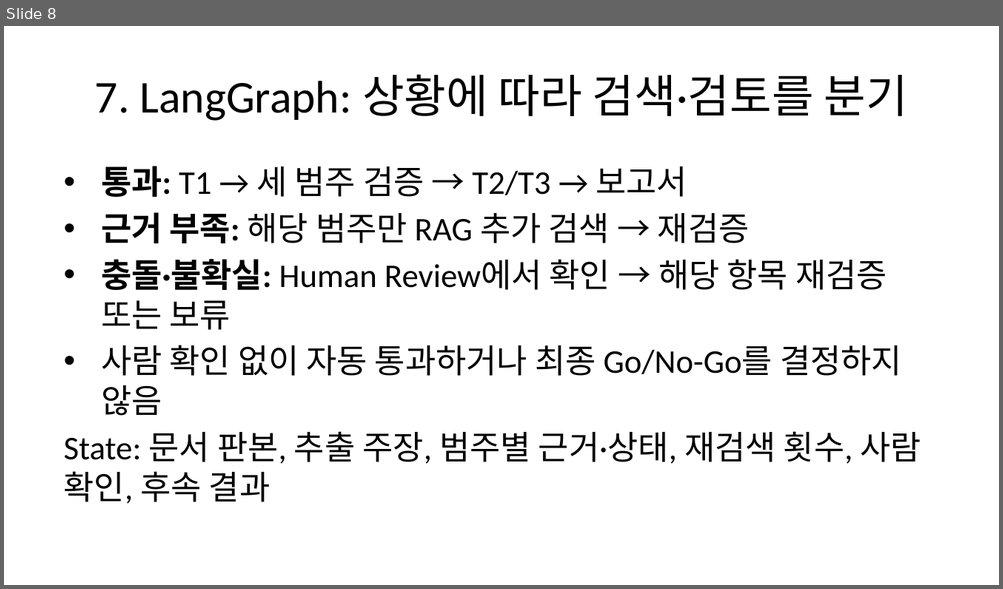
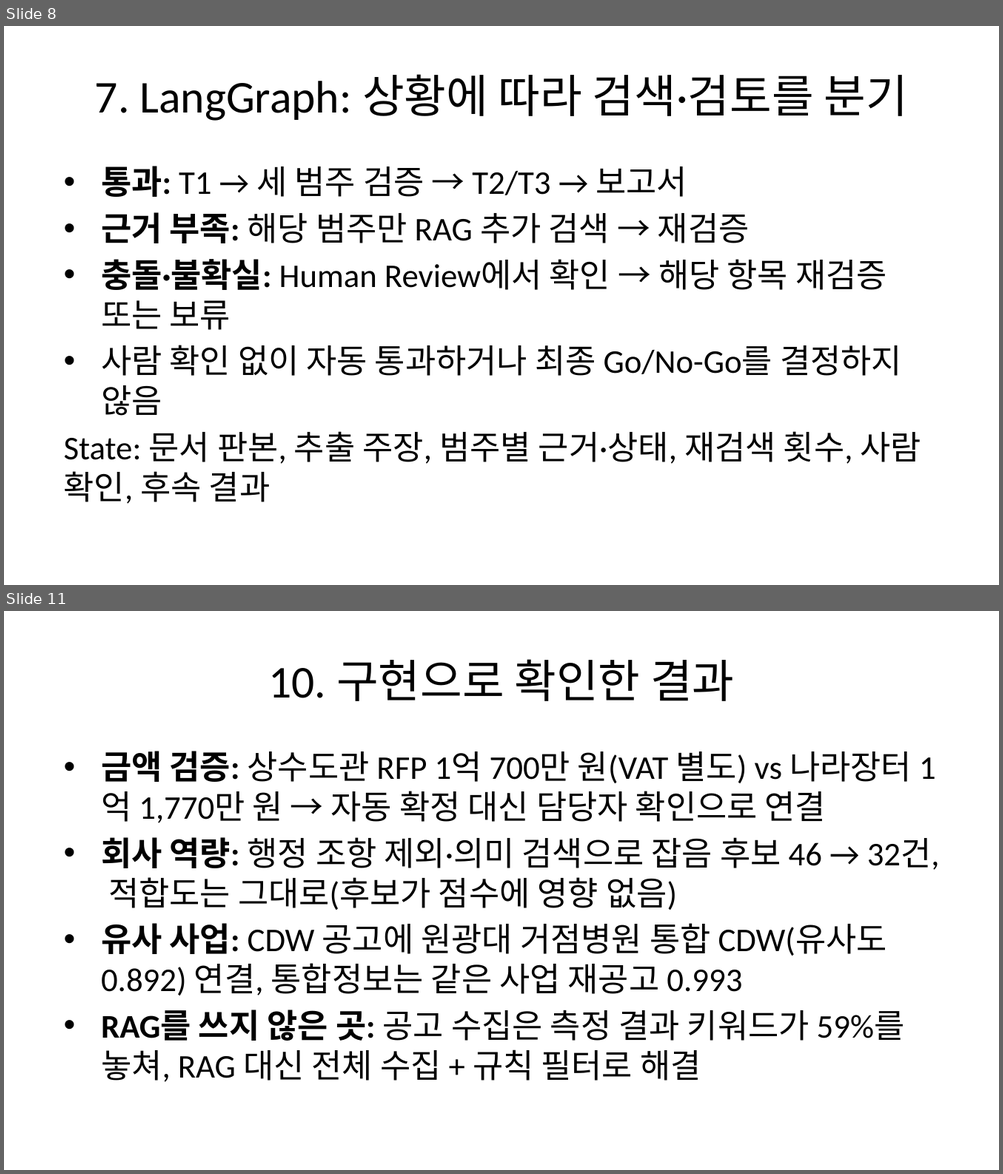
Before and after one commit to 2SEONGA/IntelligentAutomationPractice, a slide deck: docs/final_project/13주차_계획발표.pptx. Shown one above the other, each under a label of ours: slide 8 before the commit, slides 8 and 11 after it; the slides between them are not shown. The pictures are 1003x589 and 1003x1174 pixels, drawn with LibreOffice and Linux fonts; fonts in the diff are those of the drawing. Boxes give left, top, right and bottom in pixels: in the first picture for what was removed or moved away, otherwise in the second. Text is boxed around its words. In the diff, an @@ line names an element or a change of style, - is before the commit and + after.

```diff
--- a/docs/final_project/13주차_계획발표.pptx
+++ b/docs/final_project/13주차_계획발표.pptx
@@ slide 11 added at (4, 611, 999, 1170), background #FFFFFF @@
@@ title added at (268, 659, 734, 701), 33 pt, text #000000 @@
+10. 구현으로 확인한 결과
@@ text added at (101, 751, 939, 1082), 24 pt, text #000000 @@
+• 금액 검증: 상수도관 RFP 1억 700만 원(VAT 별도) vs 나라장터 1억 1,770만 원 → 자동 확정 대신 담당자 확인으로 연결
+• 회사 역량: 행정 조항 제외·의미 검색으로 잡음 후보 46 → 32건, 적합도는 그대로(후보가 점수에 영향 없음)
+• 유사 사업: CDW 공고에 원광대 거점병원 통합 CDW(유사도 0.892) 연결, 통합정보는 같은 사업 재공고 0.993
+• RAG를 쓰지 않은 곳: 공고 수집은 측정 결과 키워드가 59%를 놓쳐, RAG 대신 전체 수집 + 규칙 필터로 해결
```
Also in this commit, not shown: 3 slides changed, 1 other slide added, 5 other files.
